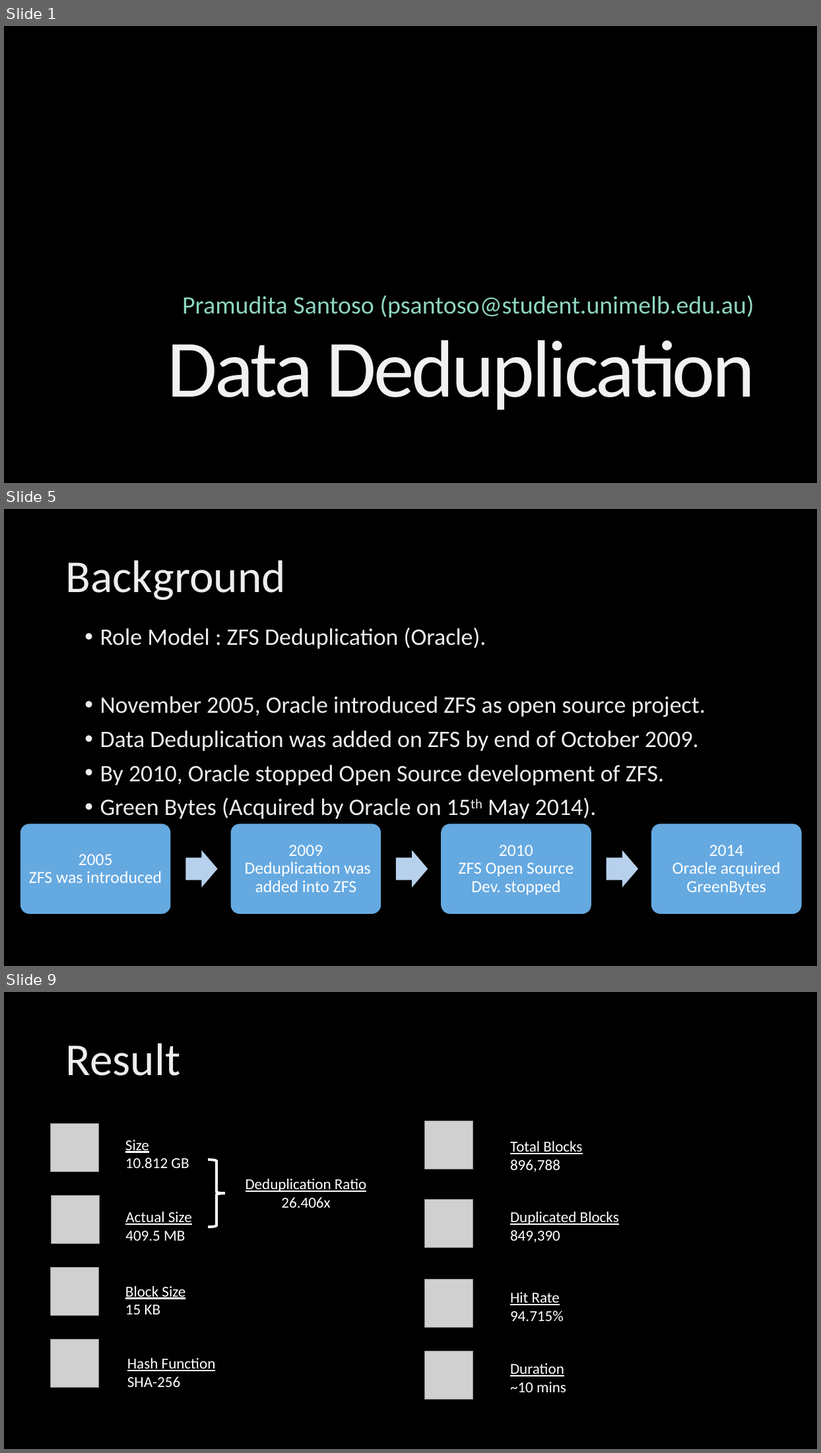
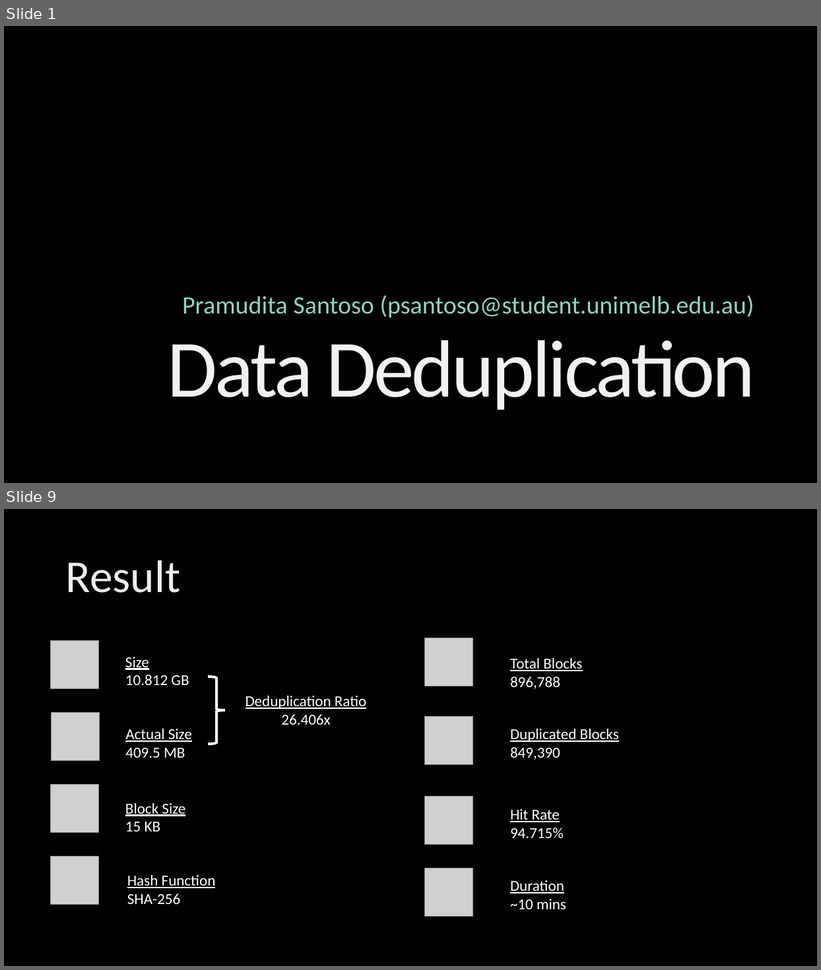
Before and after one commit to parfaire/DaDeDupNew, a slide deck: dd/DaDeDup.pptx. Shown one above the other, each under a label of ours: slides 1, 5 and 9 before the commit, slides 1 and 9 after it; the slides between them are not shown. The pictures are 821x1453 and 821x970 pixels, drawn with LibreOffice and Linux fonts; fonts in the diff are those of the drawing; grey boxes stand for pictures; background and template pictures are left out. Boxes give left, top, right and bottom in pixels: in the first picture for what was removed or moved away, otherwise in the second. Text is boxed around its words. In the diff, an @@ line names an element or a change of style, - is before the commit and + after.

```diff
--- a/dd/DaDeDup.pptx
+++ b/dd/DaDeDup.pptx
@@ slide 5 removed at [4, 509, 817, 966], background picture (left out) @@
@@ title removed at [66, 560, 286, 600] @@
-Background
@@ text removed at [100, 628, 706, 819] @@
-• Role Model : ZFS Deduplication (Oracle).
-• November 2005, Oracle introduced ZFS as open source project.
-• Data Deduplication was added on ZFS by end of October 2009.
-• By 2010, Oracle stopped Open Source development of ZFS.
-• Green Bytes (Acquired by Oracle on 15th May 2014).
@@ group removed at [20, 824, 802, 915]: 4 rounded rectangles, 4 texts, 3 right arrows @@
-2005
-ZFS was introduced
-2009
-Deduplication was added into ZFS
-2010
-ZFS Open Source Dev. stopped
-2014
-Oracle acquired GreenBytes
```
Also in this commit, not shown: 6 slides changed, 1 slide added, 3 other files.
